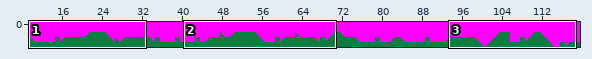
Level history. Tiled map: assets/level3.tmx. The picture above shows the old version from afar; the outline marks the close-up.
Close-up. The starting point:
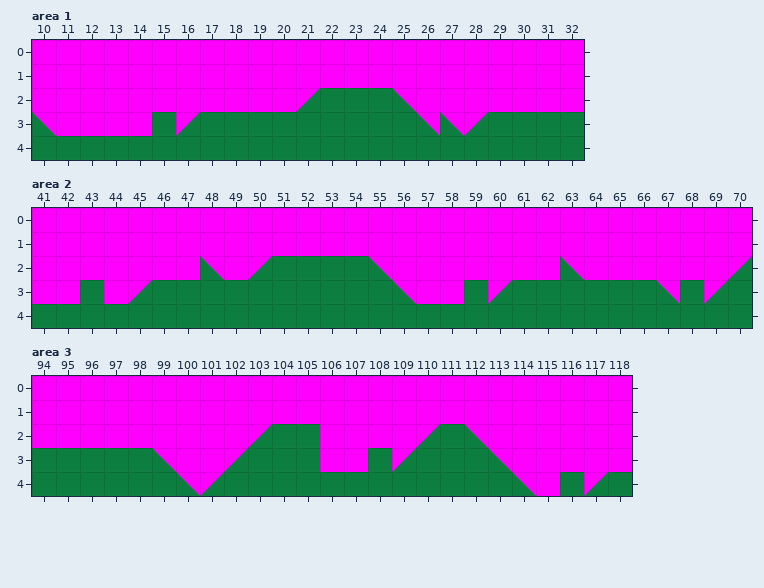
Cells are 64x64 px. Shown: area 1 x 10..32, y 0..4; area 2 x 41..70, y 0..4; area 3 x 94..118, y 0..4. The commit also changed other parts of the map, which this record leaves out.
The result:
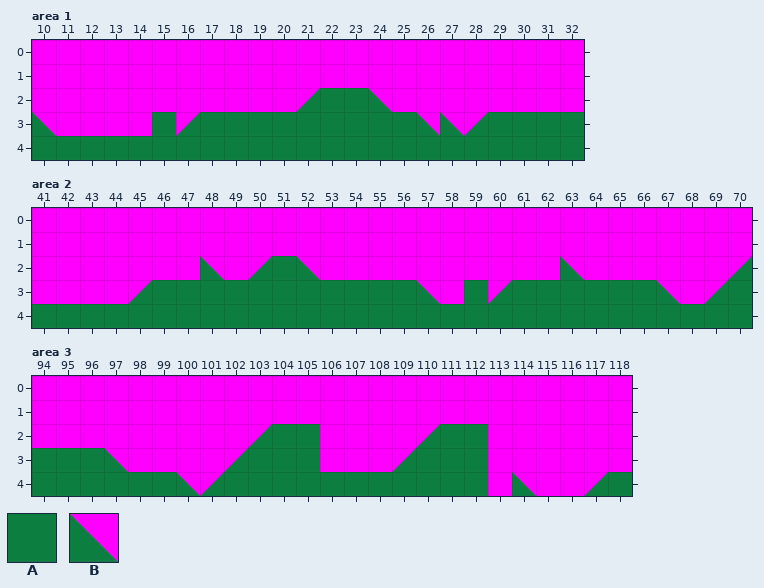
Key: from "sprites": A 0, B 1.
_ is an empty cell.
Difference:
{"where": "layer \"Floor\", area 1"}
{"y":2,"x":24,"old":"AB","new":"B_"}
{"where": "layer \"Floor\", area 2"}
{"y":2,"x":52,"old":"AAAB","new":"B___"}
{"y":3,"x":56,"old":"B_","new":"AB"}
{"where": "layer \"Enemies\", area 2"}
{"y":3,"x":68,"old":"A","new":"_"}
{"where": "layer \"GoodBoys\" (now hidden), area 2"}
{"y":3,"x":43,"old":"A","new":"_"}
{"where": "layer \"Floor\", area 3"}
{"y":2,"x":112,"old":"B","new":"A"}
{"y":3,"x":97,"old":"AAB","new":"B__"}
{"y":3,"x":113,"old":"B","new":"_"}
{"y":4,"x":113,"old":"A","new":"_"}
{"where": "layer \"Enemies\", area 3"}
{"y":4,"x":116,"old":"A","new":"_"}
{"where": "layer \"GoodBoys\" (now hidden), area 3"}
{"y":3,"x":108,"old":"A","new":"_"}
